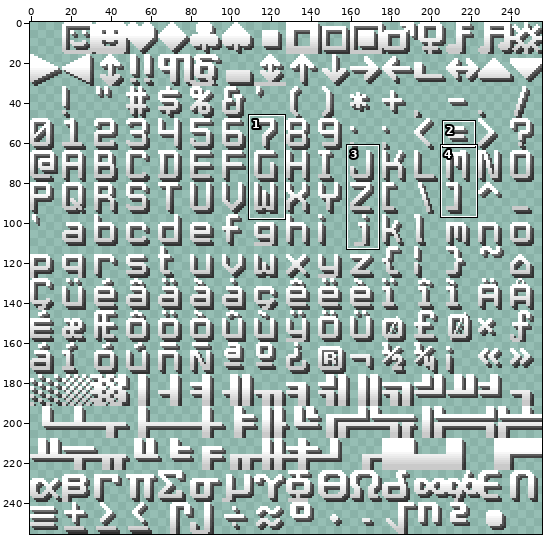
Two versions of one sprite sheet, out/Badlion Text Shadow/assets/minecraft/font/ascii.png. Above, an overview of the earlier version with the close-up marked.
Close-up. The starting point:
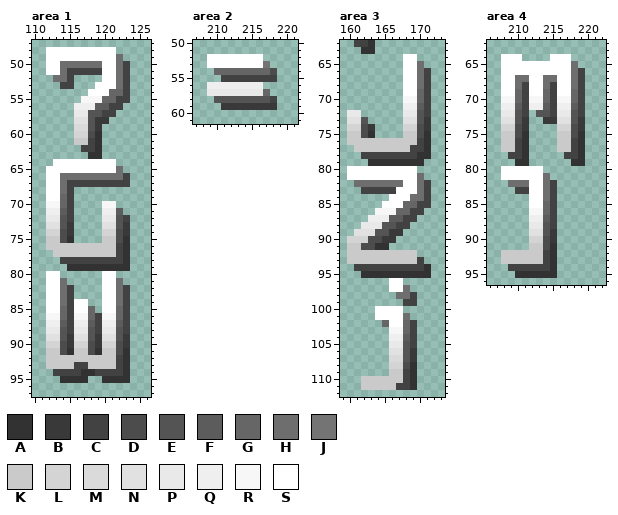
The file is 256x256 pixels. Pixels under 10% opacity are left out. Colours within 5 levels of each other are drawn and written as one. Shown: area 1: x 110..126, y 47..97; area 2: x 207..221, y 50..61; area 3: x 159..173, y 62..112; area 4: x 206..222, y 62..96. The commit also changed other parts of the picture, which this record leaves out.
Palette (. is transparent): A #323232  B #393939  C #424242  D #4c4c4c  E #545454  F #5c5c5c  G #666666  H #6e6e6e  J #747474  K #cacaca  L #d4d4d4  M #dadada  N #e1e1e1  P #e9e9e9  Q #efefef  R #f7f7f7  S #ffffff
Pixels before, area 1, first column x 112:
48 SSSSSSSSSS..
49 SSSSSSSSSSH.
50 SSHHHHHHSSHC
51 SSHCCCCCSSHC
52 .HHC....SSHC
53 ..CC...SSSHC
54 ......SSSGGC
55 .....RRRGGCC
56 ....QQQFFCC.
57 ....PPEECC..
58 ....NNEBB...
59 ....MMEB....
60 ....LLDA....
61 ....KKCA....
62 .....CCA....
63 ......AA....
64 .SSSSSSSSS..
65 SSSSSSSSSSH.
66 SSHHHHHHHHHC
67 SSHCCCCCCCCC
68 SSHC........
69 SSGC........
70 RRGC....RR..
71 QQFC....QQF.
72 PPEC....PPEC
73 NNEB....NNEB
74 LLDB....LLDB
75 KKDA....KKDA
76 KKKKKKKKKKCA
77 .KKKKKKKKKCA
78 ..CCCCCCCCCA
79 ...AAAAAAAAA
80 SS......SS..
81 SSH.....SSH.
82 SSHC....SSHC
83 SSHC....SSHC
84 SSHCSS..SSHC
85 SSGCSSG.SSGC
86 RRGCRRGCRRGC
87 QQFCQQFCQQFC
88 PPECPPECPPEC
89 NNEBNNEBNNEB
90 LLDBLLDBLLDB
91 KKDAKKDAKKDA
92 KKKKKKKKKKCA
93 KKKKCCKKKKCA
94 .CCCCAACCCCA
95 ..AAAA..AAAA
Pixels before, area 2, first column x 209:
52 SSSSSSSS..
53 SSSSSSSSJ.
54 .GGGGGGGGD
55 ..CCCCCCCC
56 QQQQQQQQ..
57 PPPPPPPPG.
58 .EEEEEEEEC
59 ..BBBBBBBB
Pixels before, area 3, first column x 160:
 62 .CCA........
 63 ..AA........
 64 ........SS..
 65 ........SSH.
 66 ........SSHC
 67 ........SSHC
 68 ........SSHC
 69 ........SSGC
 70 ........RRGC
 71 ........QQFC
 72 PP......PPEC
 73 NNE.....NNEB
 74 LLDB....LLDB
 75 KKDA....KKDA
 76 KKKKKKKKKKCA
 77 .KKKKKKKKCCA
 78 ..CCCCCCCCAA
 79 ...AAAAAAAA.
 80 SSSSSSSSSS..
 81 SSSSSSSSSSH.
 82 .HHHHHHHSSHC
 83 ..CCCCCSSSHC
 84 ......SSSHHC
 85 .....SSSGGCC
 86 ....RRRGGCC.
 87 ...QQQFFCC..
 88 ..PPPEECC...
 89 .NNNEEBB....
 90 LLLDDBB.....
 91 KKDDAA......
 92 KKKKKKKKKK..
 93 KKKKKKKKKKC.
 94 .CCCCCCCCCCA
 95 ..AAAAAAAAAA
 96 ......SS....
 97 ......SSH...
 98 .......HHC..
 99 ........CC..
100 ....SSSS....
101 ....SSSSH...
102 .....GSSGC..
103 ......RRGC..
104 ......QQFC..
105 ......PPEC..
106 ......NNEB..
107 ......MMEB..
108 ......LLDA..
109 ......KKCA..
110 ..KKKKKKCA..
111 ..KKKKKCCA..
Pixels before, area 4, first column x 208:
64 SSS....SSS..
65 SSSSSSSSSSH.
66 SSSSSSSSSSHC
67 SSHHSSHHSSHC
68 SSHCSSHCSSHC
69 SSGCSSGCSSGC
70 RRGCRRGCRRGC
71 QQFCQQFCQQFC
72 PPEC.EECPPEC
73 NNEB..BBNNEB
74 LLDB....LLDB
75 KKDA....KKDA
76 KKCA....KKCA
77 KKCA....KKCA
78 .CCA.....CCA
79 ..AA......AA
80 SSSSSS......
81 SSSSSSH.....
82 .HHHSSHC....
83 ..CCSSHC....
84 ....SSHC....
85 ....SSGC....
86 ....RRGC....
87 ....QQFC....
88 ....PPEC....
89 ....NNEB....
90 ....LLDB....
91 ....KKDA....
92 KKKKKKCA....
93 KKKKKKCA....
94 .CCCCCCA....
95 ..AAAAAA....
New version:
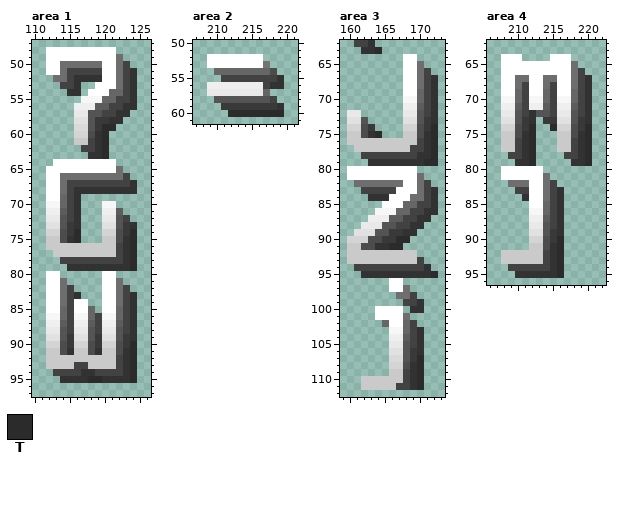
Colours new in this view: T #2b2b2b
Change:
Area 1:
y 51: x 124 . -> A
y 52: x 116..119 .... -> AAAA; x 124 . -> A
y 53: x 116 . -> A; x 124 . -> A
y 54: x 115..116 .. -> AA; x 124 . -> A
y 55: x 124 . -> A
y 56: x 123..124 .. -> AA
y 57: x 122..123 .. -> AA
y 58: x 121..122 .. -> AA
y 59: x 120..121 .. -> TT
y 60..63: x 120 . -> T
y 67: x 124 . -> A
y 68: x 116..124 ......... -> AAAAAAAAA
y 69..72: x 116 . -> A
y 73: x 116 . -> A; x 124 . -> A
y 74..75: x 116 . -> T; x 124 . -> T
y 76..79: x 124 . -> T
y 83: x 116 . -> A; x 124 . -> A
y 84..89: x 124 . -> A
y 90..94: x 124 . -> T
y 95: x 118..119 .. -> TT; x 124 . -> T
Area 2:
y 55: x 219 . -> A
y 56: x 217..219 ... -> CAA
y 59: x 219 . -> A
y 60: x 212..219 ........ -> TTTTTTTT
Area 3:
y 63: x 164 . -> T
y 67..73: x 172 . -> A
y 74: x 172 . -> T
y 75: x 164 . -> T; x 172 . -> T
y 76..78: x 172 . -> T
y 79: x 171..172 .. -> TT
y 83: x 172 . -> A
y 84: x 163..165 ... -> AAA; x 172 . -> A
y 85: x 172 . -> A
y 86: x 171..172 .. -> AA
y 87: x 170..171 .. -> AA
y 88: x 169..170 .. -> AA
y 89: x 168..169 .. -> AA
y 90: x 167..168 .. -> TT
y 91: x 166..167 .. -> TT
y 95: x 172 . -> T
y 99: x 170 . -> A
y 100: x 169..170 .. -> AA
y 103..106: x 170 . -> A
y 107..111: x 170 . -> T
Area 4:
y 67..71: x 220 . -> A
y 72..73: x 212 . -> A; x 220 . -> A
y 74: x 212 . -> T; x 215 . -> T; x 220 . -> T
y 75..79: x 212 . -> T; x 220 . -> T
y 83: x 216 . -> A
y 84: x 211 . -> A; x 216 . -> A
y 85..89: x 216 . -> A
y 90..95: x 216 . -> T
